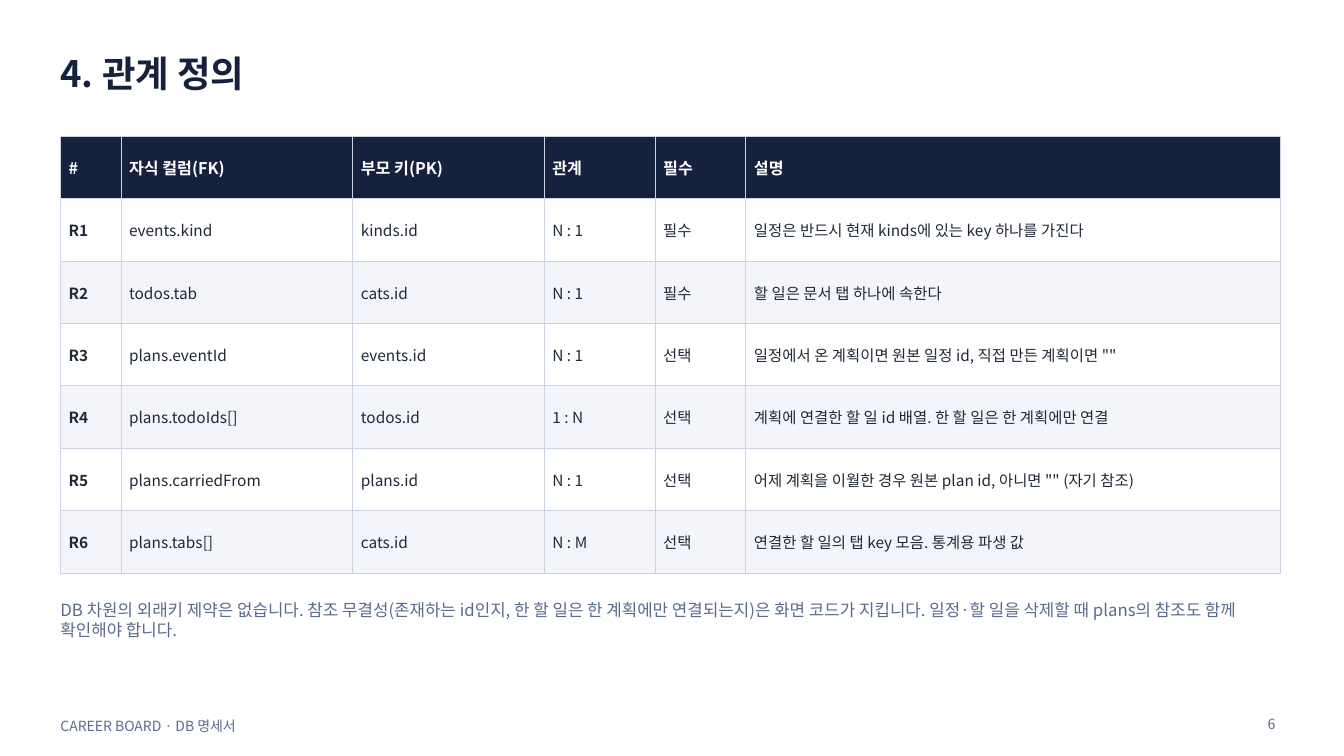
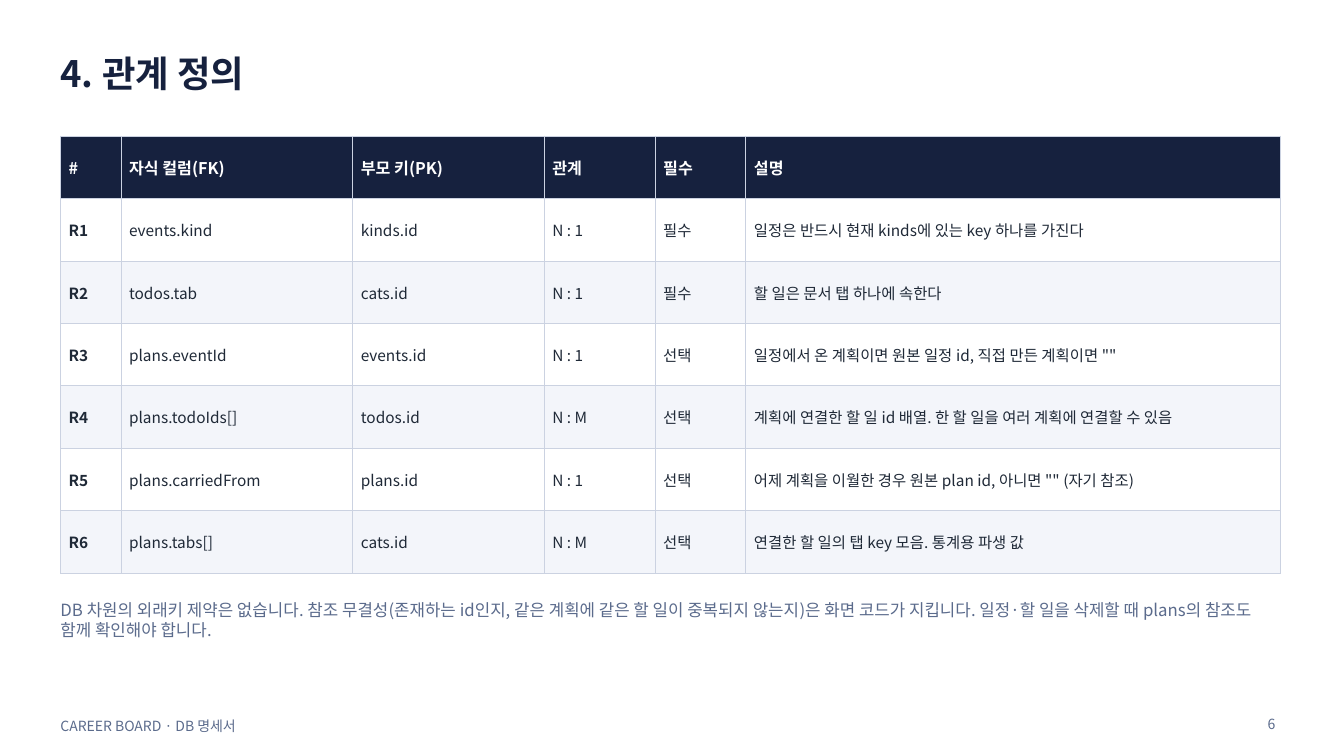
Before and after one commit to min-0o0/Career-Board, a slide deck: slide 6 of docs/db/career-board-db-spec.pptx. Drawn at 1344x756 pixels with LibreOffice and Linux fonts; fonts in the diff are those of the drawing. Boxes give left, top, right and bottom in pixels: in the first picture for what was removed or moved away, otherwise in the second. Text is boxed around its words. In the diff, an @@ line names an element or a change of style, - is before the commit and + after.

Commit message:
docs: 할 일을 여러 계획에 연결할 수 있도록 DB 문서 갱신 (v1.3)

```diff
--- a/docs/db/career-board-db-spec.pptx
+++ b/docs/db/career-board-db-spec.pptx
@@ table at [60, 136, 1280, 556] @@
-row 5, column 4: 1 : N
+row 5, column 4: N : M
-row 5, column 6: 계획에 연결한 할 일 id 배열. 한 할 일은 한 계획에만 연결
+row 5, column 6: 계획에 연결한 할 일 id 배열. 한 할 일을 여러 계획에 연결할 수 있음
@@ text at [60, 602, 1251, 638]: text changed @@
-DB 차원의 외래키 제약은 없습니다. 참조 무결성(존재하는 id인지, 한 할 일은 한 계획에만 연결되는지)은 화면 코드가 지킵니다. 일정·할 일을 삭제할 때 plans의 참조도 함께 확인해야 합니다.
+DB 차원의 외래키 제약은 없습니다. 참조 무결성(존재하는 id인지, 같은 계획에 같은 할 일이 중복되지 않는지)은 화면 코드가 지킵니다. 일정·할 일을 삭제할 때 plans의 참조도 함께 확인해야 합니다.
```
Also in this commit, not shown: 4 other slides changed, 3 other files.
